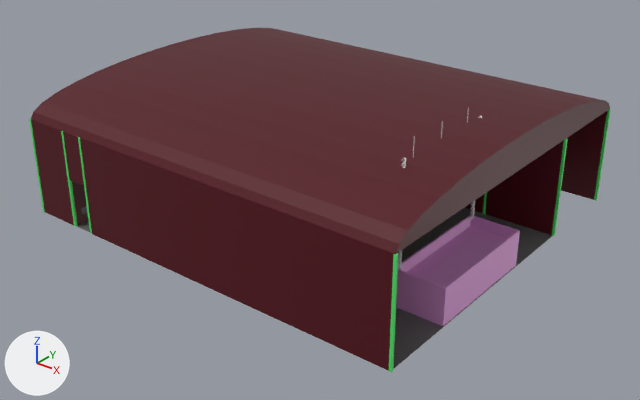
Before and after pictures for a commit that changed the Blender file Assets/Models/Club.blend.
Before and after are seen from a 50 mm camera at (58.6, -70.6, 48.4) aimed at (-0.9, 3.8, 2.3). Arrows for +X, +Y and +Z are at lower left; the lights stay in place.
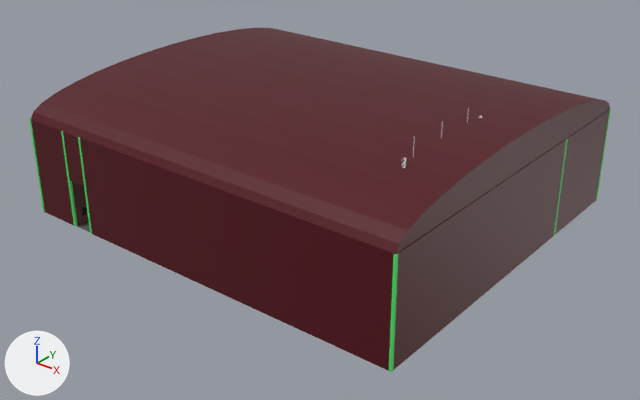
What differs and where, as boxes [x1, y1, x2, y2] in the pictures (640 x 400 px):
'Cube.016', shown: after [393, 109, 610, 370]
'Cube.026', unchanged, covered by the edit: before [396, 215, 520, 326]
'Cube.017', unchanged, covered by the edit: before [485, 140, 564, 235]
'Plane', unchanged, covered by the edit: before [77, 208, 552, 369]; after [77, 221, 90, 232]
'Cube.010', unchanged, covered by the edit: before [561, 111, 607, 200]

The change in detail:
Object 'Cube.016' (ob_cube_016) is now shown.
